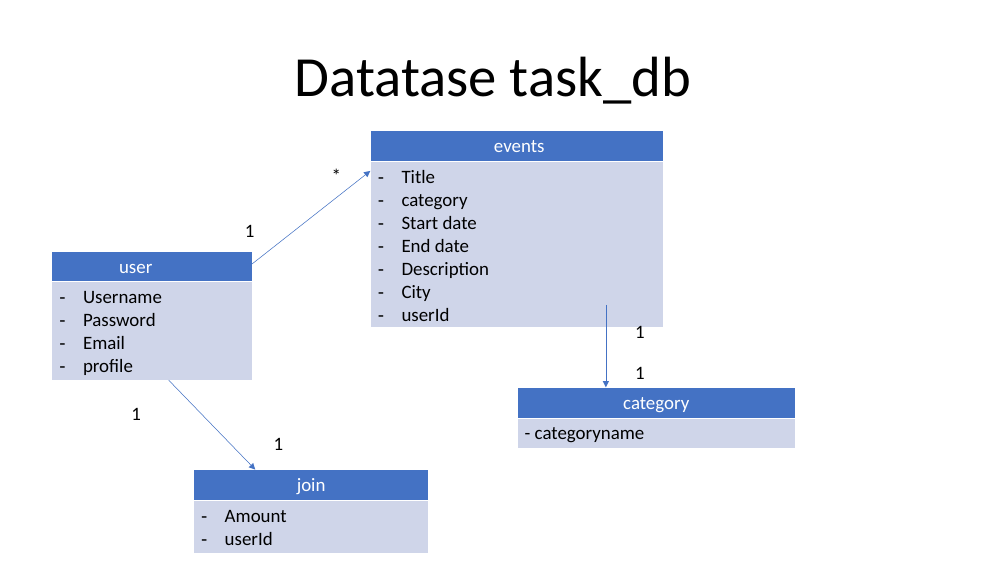
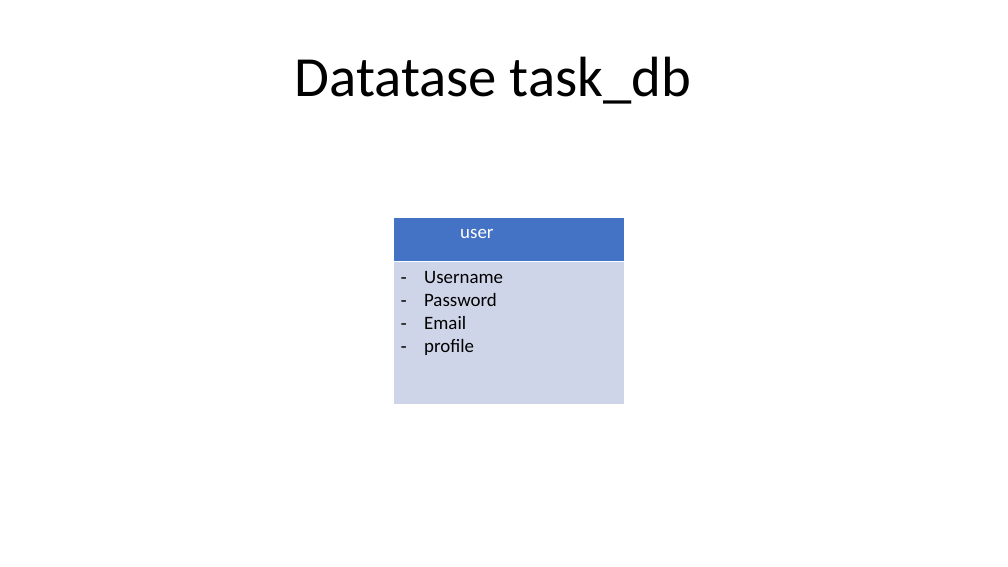
Before and after one commit to pnc-virtual-company/2021-G3-V2-PART1, a slide deck: slide 2 of docs/ERD.pptx. Drawn at 1008x567 pixels with LibreOffice and Linux fonts; fonts in the diff are those of the drawing. Boxes give left, top, right and bottom in pixels: in the first picture for what was removed or moved away, otherwise in the second. Text is boxed around its words. In the diff, an @@ line names an element or a change of style, - is before the commit and + after.

Commit message:
#4 change ERD

```diff
--- a/docs/ERD.pptx
+++ b/docs/ERD.pptx
@@ table removed at bbox=[371, 131, 664, 328], 2 rows, 1 columns @@
-events
-Title / category / Start date / End date / Description / City / userId
@@ arrow removed from (252, 264) to (371, 171) @@
@@ text removed at bbox=[324, 160, 349, 191] @@
-*
@@ text removed at bbox=[245, 224, 255, 237] @@
-1
@@ table: place and size @@
-table at bbox=[52, 251, 253, 380]
+table at bbox=[393, 217, 625, 405]
@@ arrow removed from (606, 305) to (606, 388) @@
@@ text removed at bbox=[635, 322, 645, 338] @@
-1
@@ arrow removed from (169, 380) to (256, 470) @@
@@ table removed at bbox=[517, 388, 796, 449], 2 rows, 1 columns @@
-category
-- categoryname
@@ text removed at bbox=[635, 367, 645, 379] @@
-1
@@ text removed at bbox=[131, 408, 141, 420] @@
-1
@@ text removed at bbox=[274, 438, 284, 450] @@
-1
@@ table removed at bbox=[194, 470, 429, 554], 2 rows, 1 columns @@
-join
-Amount / userId
```
